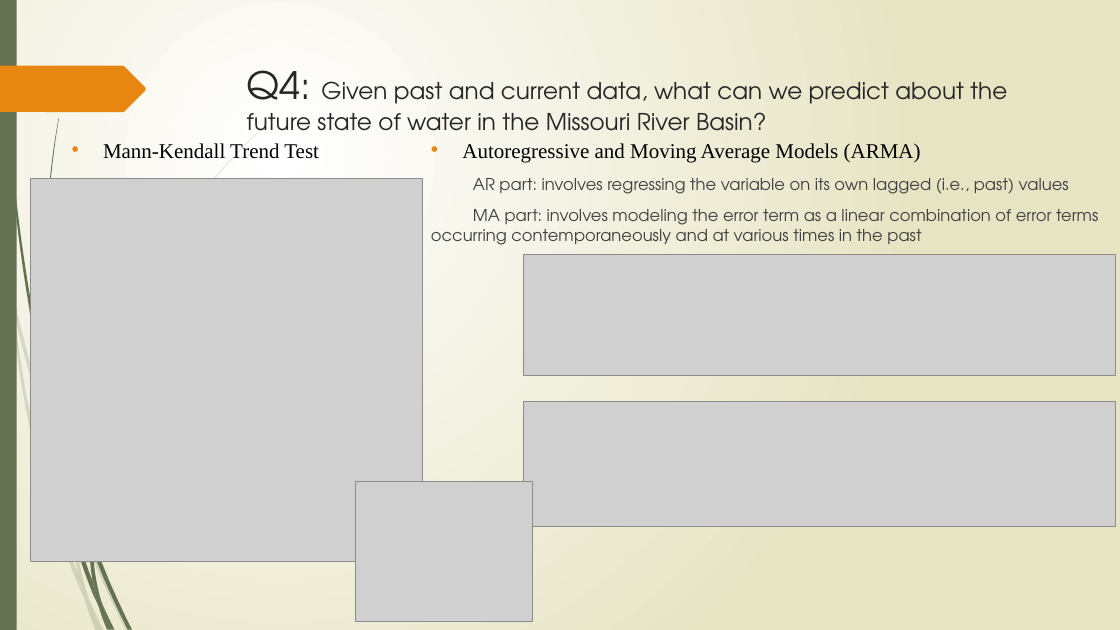
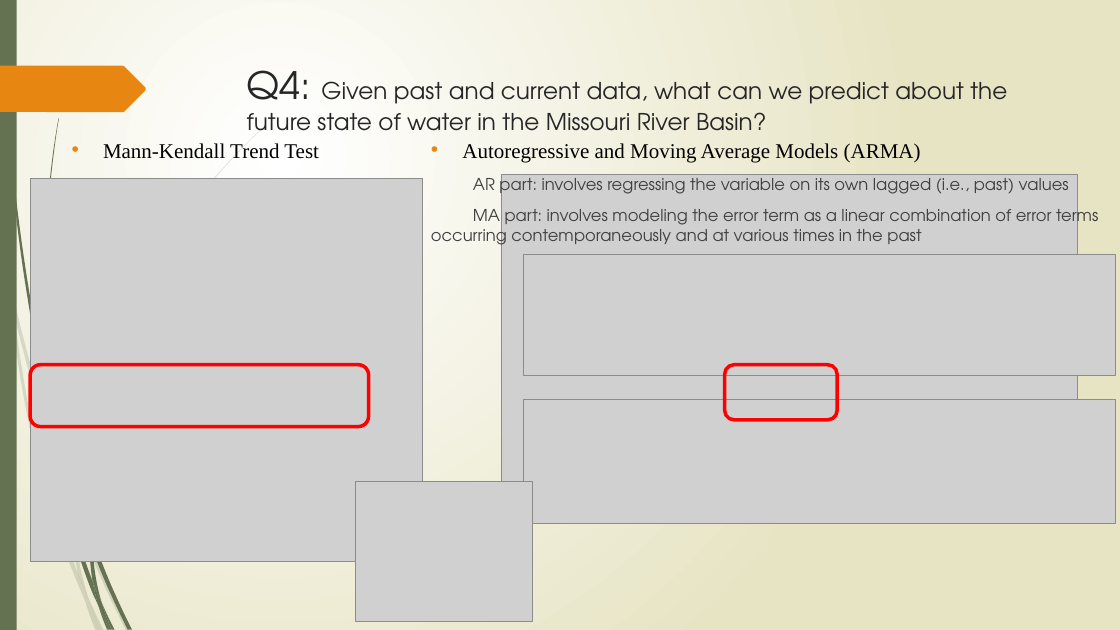
Before and after one commit to forkhala/Hydrologic_Data_Analysis_Final_Proj, a slide deck: slide 10 of TeamDocs/Examining the Hydrologic Properties of the Missouri River.pptx. Drawn at 1120x630 pixels with LibreOffice and Linux fonts; fonts in the diff are those of the drawing; grey boxes stand for pictures. Boxes give left, top, right and bottom in pixels: in the first picture for what was removed or moved away, otherwise in the second. Text is boxed around its words. In the diff, an @@ line names an element or a change of style, - is before the commit and + after.

Commit message:
Edit PPT

```diff
--- a/TeamDocs/Examining the Hydrologic Properties of the Missouri River.pptx
+++ b/TeamDocs/Examining the Hydrologic Properties of the Missouri River.pptx
@@ picture added at (502, 174, 1078, 514) @@
@@ rounded rectangle added at (30, 365, 369, 427), outline #FF0000 3 pt @@
@@ rounded rectangle added at (725, 365, 838, 420), outline #FF0000 3 pt @@
```
Also in this commit, not shown: 1 other file.
